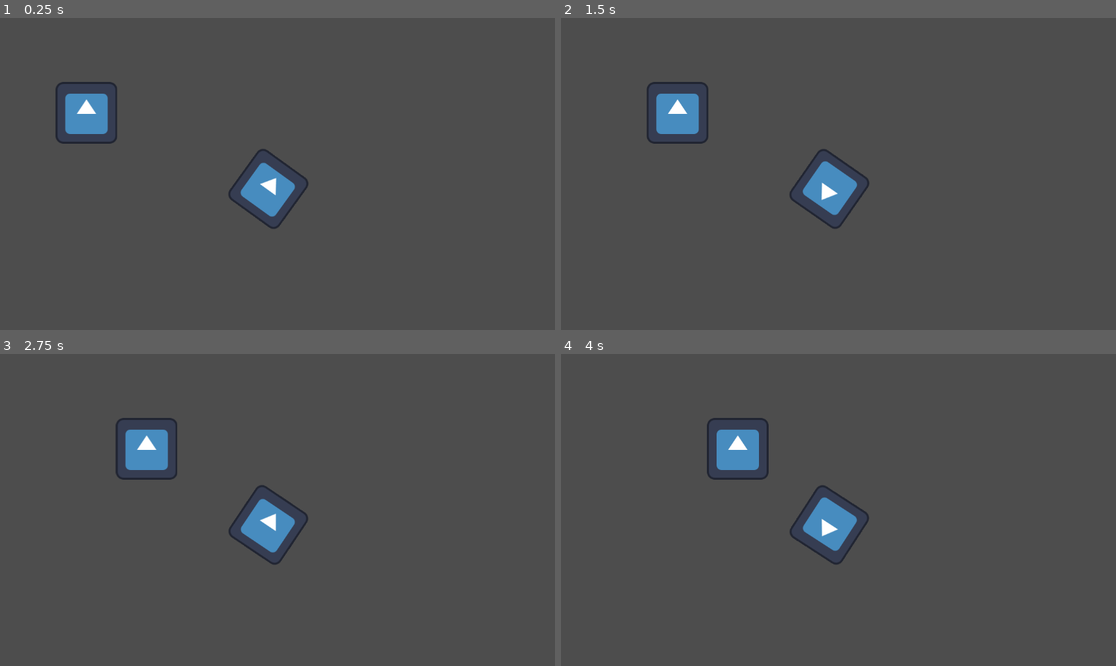
Above: before the commit, frames 1-4 (two rows, left to right).
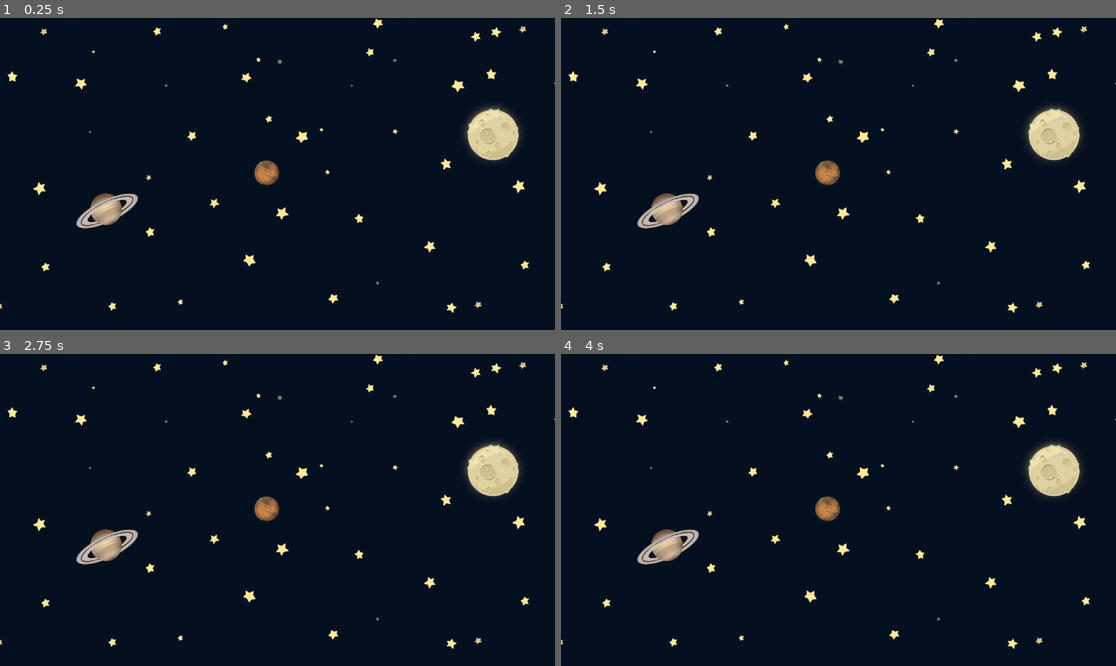
Above: after the commit, the same moments.

Repository: gobuPerez/introduccion-godot
Game: Godot game, scene res://Scenes/Game.tscn
Two runs of this game, one before a commit and one after it. Both use one fixed random seed, a clock stepped at 60 frames per second and the inputs below. Before the commit the project starts from res://Scenes/Test/Test.tscn. The engine's default icon, where the game draws it, is replaced by a stand-in: a white triangle on a blue panel in a dark square.
Inputs:
- Up to frame 1 (0.25 s): no input
- Up to frame 2 (1.5 s): no input
- Up to frame 3 (2.75 s): no input
- Up to frame 4 (4 s): no input

The runs differ from the first frame. In frame 1, 100% of the frame differs, in the area x 0-100%, y 0-100%; in frame 2, 100%; in frame 3, 100%; in frame 4, 100%.

Commit message:
Assets y nueva escena añadidos

Diff:
--- /dev/null
+++ b/GemCatcher/Scenes/Game.tscn
@@ -0,0 +1,12 @@
+[gd_scene load_steps=2 format=3 uid="uid://ukglmi83ionc"]
+
+[ext_resource type="Texture2D" uid="uid://bmminbq1yqhij" path="res://assets/GameBg.png" id="1_iukft"]
+
+[node name="Game" type="Node2D"]
+
+[node name="Sprite2D" type="Sprite2D" parent="."]
+position = Vector2(1707, 259)
+scale = Vector2(0.610185, 0.610185)
+texture = ExtResource("1_iukft")
+centered = false
+offset = Vector2(-2797.51, -429.378)
--- a/GemCatcher/project.godot
+++ b/GemCatcher/project.godot
@@ -11,7 +11,7 @@
 [application]
 
 config/name="Gem Catcher"
-run/main_scene="uid://d12r5avf16y4w"
+run/main_scene="uid://ukglmi83ionc"
 config/features=PackedStringArray("4.4", "Mobile")
 config/icon="res://icon.svg"
 
Binary file added: GemCatcher/assets/GameBg.png
Not shown, added: GemCatcher/assets/GameBg.png.import
Not shown, added: GemCatcher/assets/bgm_action_5.mp3.import
Binary file added: GemCatcher/assets/element_red_diamond.png
Not shown, added: GemCatcher/assets/element_red_diamond.png.import
Not shown, added: GemCatcher/assets/explode.wav.import
Binary file added: GemCatcher/assets/paddleBlu.png
Not shown, added: GemCatcher/assets/paddleBlu.png.import
Not shown, added: GemCatcher/assets/spell1_0.wav.import
Not shown, added: GemCatcher/assets/bgm_action_5.mp3
Not shown, added: GemCatcher/assets/explode.wav
Not shown, added: GemCatcher/assets/spell1_0.wav
(and 1 more such lines)
